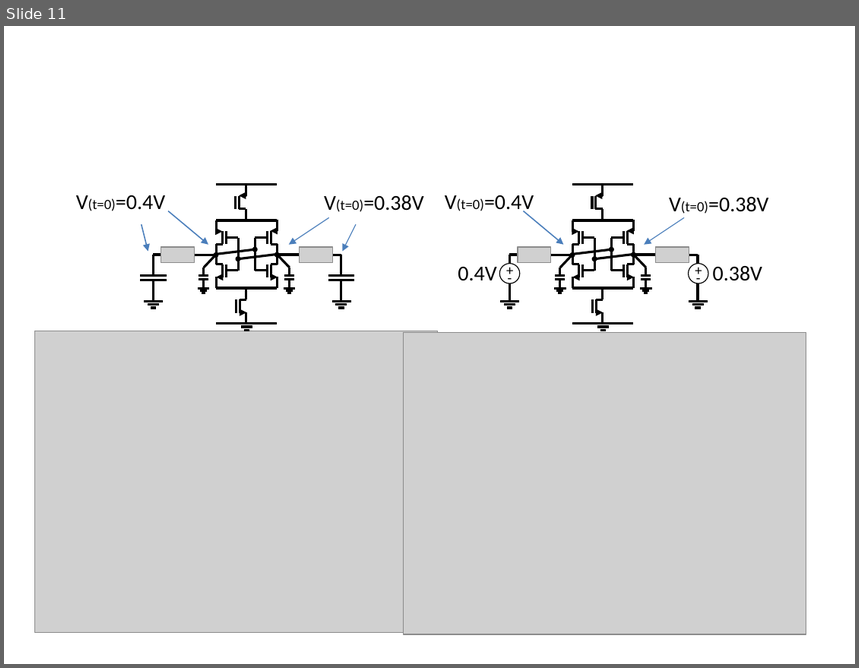
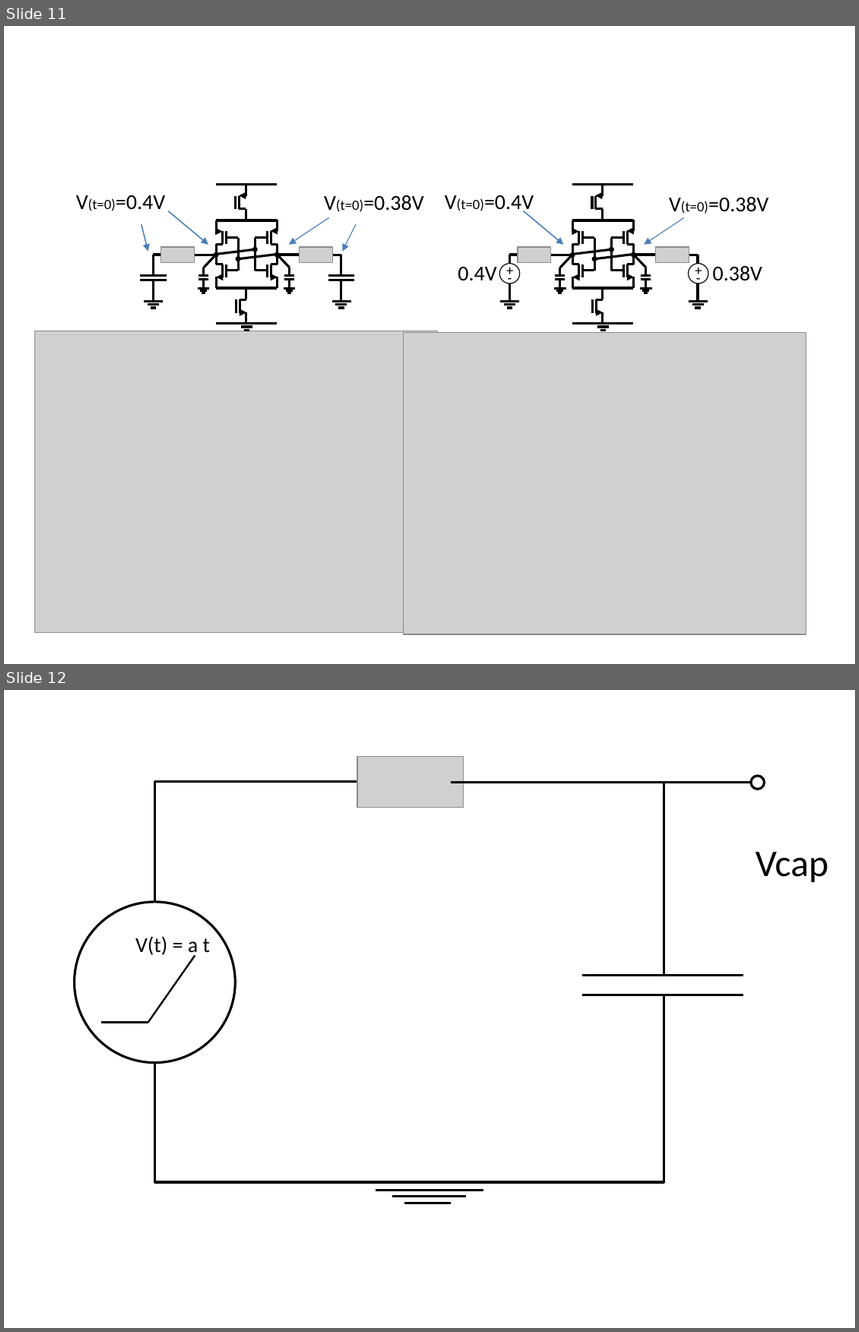
Before and after one commit to alexander-standaert/Thesis-Design-of-RRam, a slide deck: Thesis/fig/figure presentation.pptx. Shown one above the other, each under a label of ours: slide 11 before the commit, slides 11 and 12 after it. The pictures are 859x668 and 859x1332 pixels, drawn with LibreOffice and Linux fonts; fonts in the diff are those of the drawing; grey boxes stand for pictures. Boxes give left, top, right and bottom in pixels: in the first picture for what was removed or moved away, otherwise in the second. Text is boxed around its words. In the diff, an @@ line names an element or a change of style, - is before the commit and + after.

```diff
--- a/Thesis/fig/figure presentation.pptx
+++ b/Thesis/fig/figure presentation.pptx
@@ slide 12 added at <box>4,690,855,1328</box>, background #FFFFFF @@
@@ group added at <box>75,756,829,1203</box>: 14 lines, 2 ellipses, 2 texts, 1 picture @@
+V(t) = a t
+Vcap
```
Also in this commit, not shown: 1 other slide added, 24 other files.
